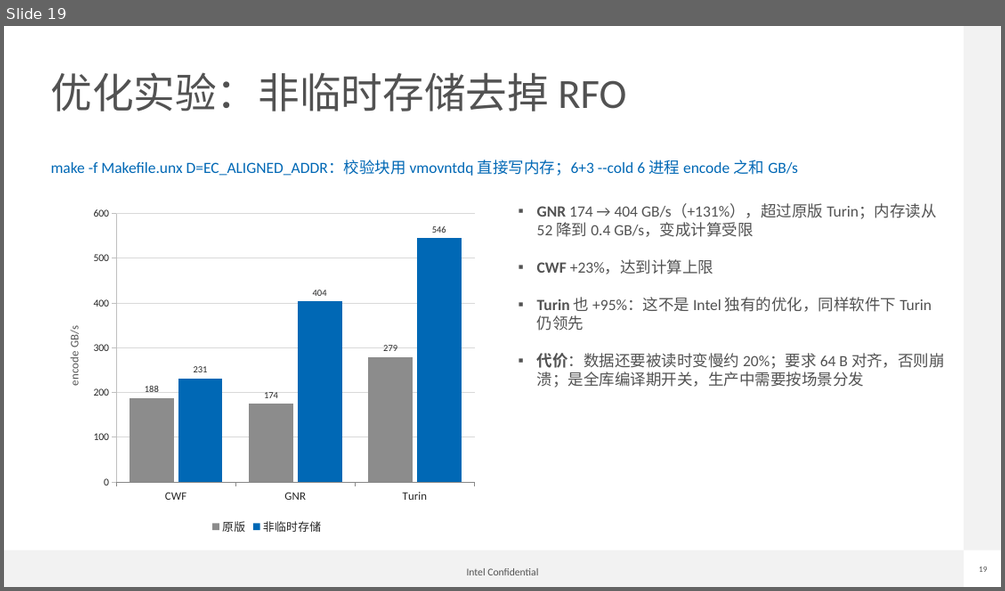
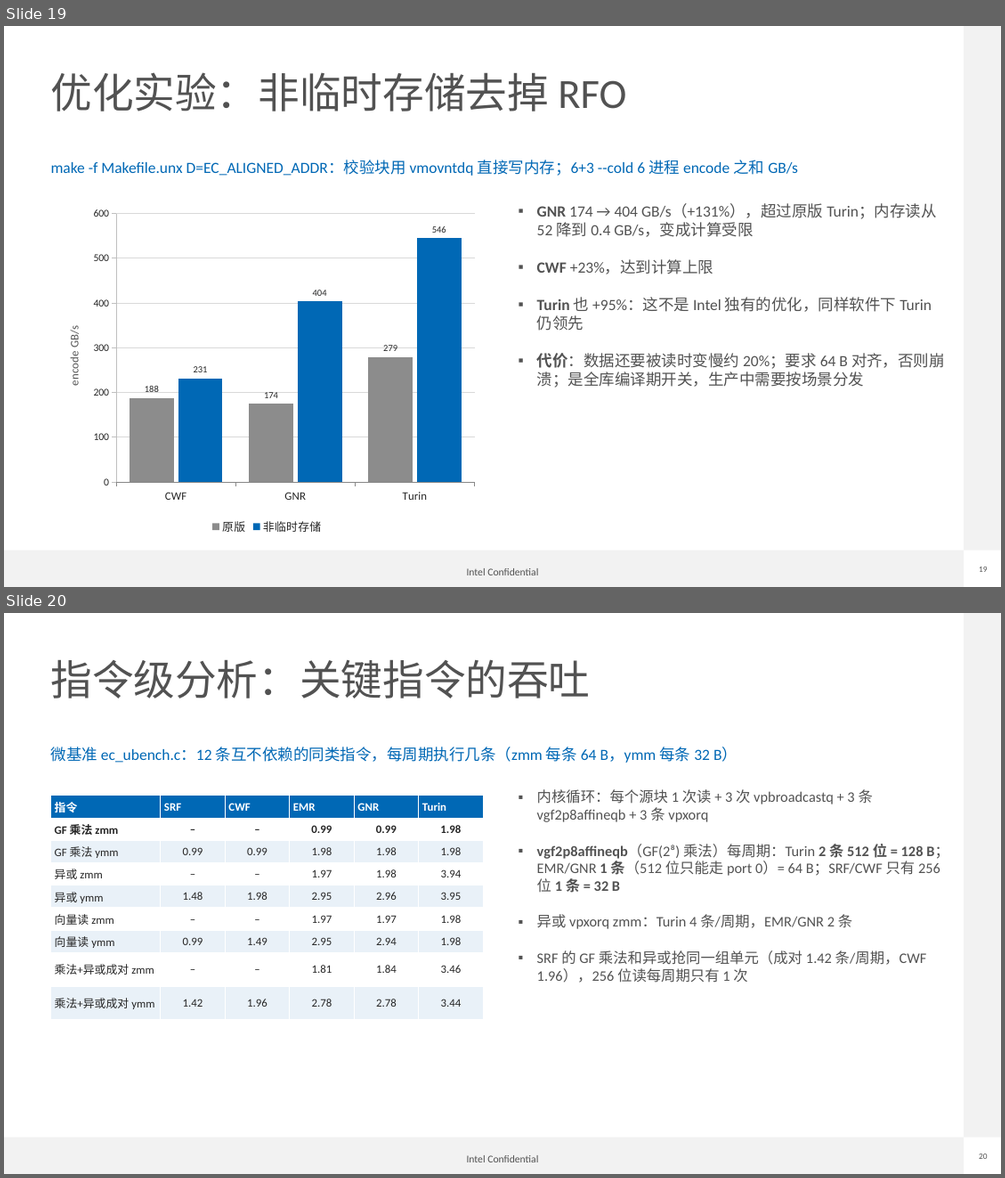
Before and after one commit to liangintel/liang-isa-l, a slide deck: erasure_code/bench/ec_report.pptx. Shown one above the other, each under a label of ours: slide 19 before the commit, slides 19 and 20 after it. The pictures are 1005x591 and 1005x1178 pixels, drawn with LibreOffice and Linux fonts; fonts in the diff are those of the drawing; background and template pictures are left out. Boxes give left, top, right and bottom in pixels: in the first picture for what was removed or moved away, otherwise in the second. Text is boxed around its words. In the diff, an @@ line names an element or a change of style, - is before the commit and + after.

```diff
--- a/erasure_code/bench/ec_report.pptx
+++ b/erasure_code/bench/ec_report.pptx
@@ slide 20 added at [4, 613, 1001, 1174], background #FFFFFF; not listed: 4 template elements that a slide beside it also shows @@
@@ title added at [51, 659, 591, 698], 40 pt, text #525252 @@
+指令级分析：关键指令的吞吐
@@ text added at [51, 747, 737, 763], 15 pt, text #0068B5 @@
+微基准 ec_ubench.c：12 条互不依赖的同类指令，每周期执行几条（zmm 每条 64 B，ymm 每条 32 B）
@@ table added at [50, 795, 482, 1013], 9 rows, 6 columns @@
+指令 | SRF | CWF | EMR | GNR | Turin
+GF 乘法 zmm | – | – | 0.99 | 0.99 | 1.98
+GF 乘法 ymm | 0.99 | 0.99 | 1.98 | 1.98 | 1.98
+异或 zmm | – | – | 1.97 | 1.98 | 3.94
+异或 ymm | 1.48 | 1.98 | 2.95 | 2.96 | 3.95
+向量读 zmm | – | – | 1.97 | 1.97 | 1.98
+向量读 ymm | 0.99 | 1.49 | 2.95 | 2.94 | 1.98
+乘法+异或成对 zmm | – | – | 1.81 | 1.84 | 3.46
+乘法+异或成对 ymm | 1.42 | 1.96 | 2.78 | 2.78 | 3.44
@@ text added at [537, 789, 949, 982], 14 pt, text #525252 @@
+▪ 内核循环：每个源块 1 次读 + 3 次 vpbroadcastq + 3 条 vgf2p8affineqb + 3 条 vpxorq
+▪ vgf2p8affineqb（GF(2⁸) 乘法）每周期：Turin 2 条 512 位 = 128 B；EMR/GNR 1 条（512 位只能走 port 0）= 64 B；SRF/CWF 只有 256 位 1 条 = 32 B
+▪ 异或 vpxorq zmm：Turin 4 条/周期，EMR/GNR 2 条
+▪ SRF 的 GF 乘法和异或抢同一组单元（成对 1.42 条/周期，CWF 1.96），256 位读每周期只有 1 次
```
Also in this commit, not shown: 2 slides changed, 2 other slides added, 3 other files.
